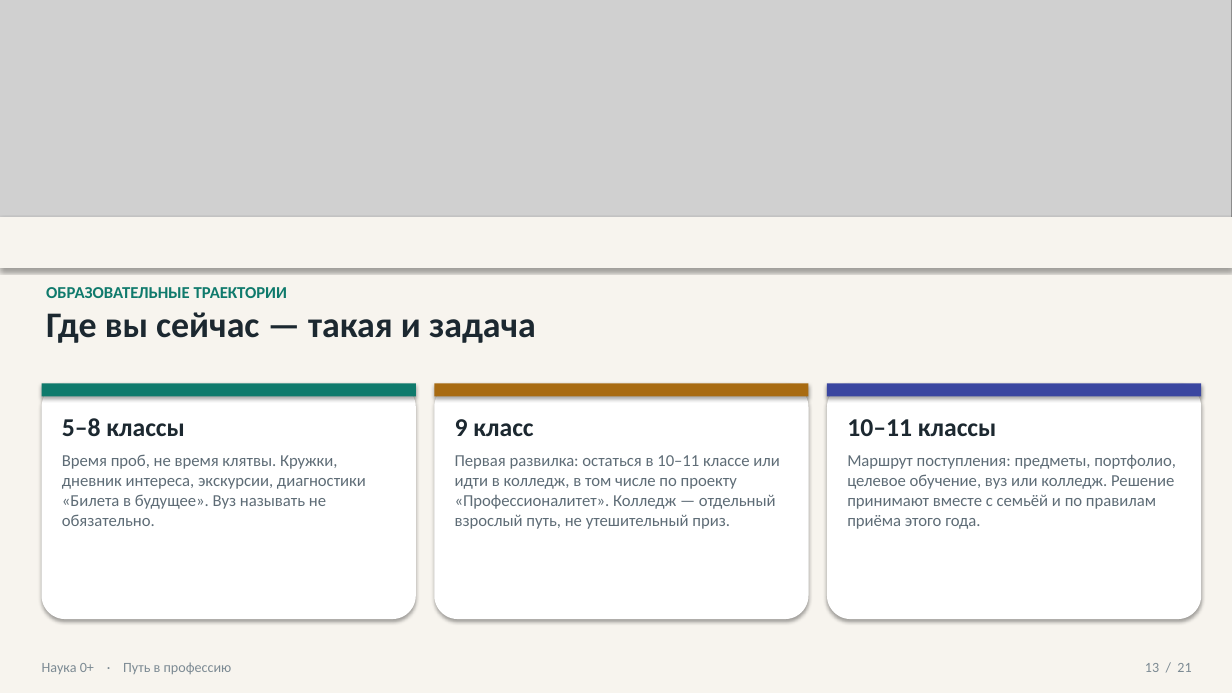
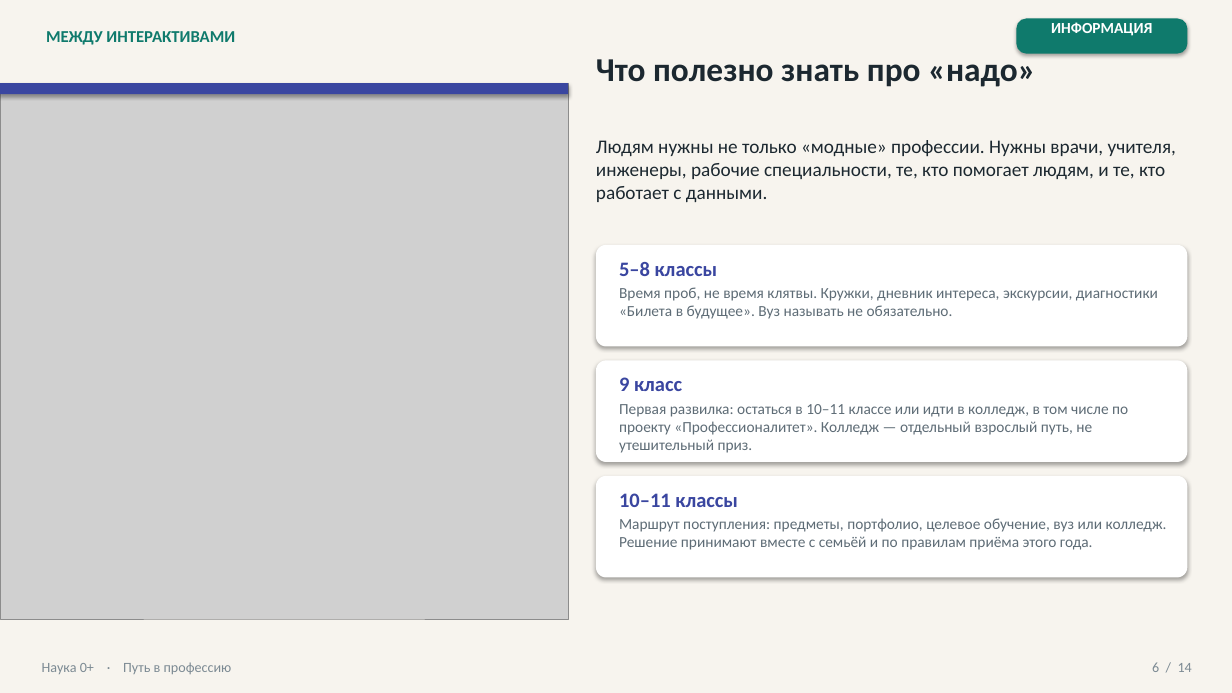
Before and after one commit to Sema917/-tourism, a slide deck: slide 6 of materials/Путь_в_профессию_презентация_60_минут.pptx (slide 13 before the commit). Drawn at 1232x693 pixels with LibreOffice and Linux fonts; fonts in the diff are those of the drawing; grey boxes stand for pictures. Boxes give left, top, right and bottom in pixels: in the first picture for what was removed or moved away, otherwise in the second. Text is boxed around its words. In the diff, an @@ line names an element or a change of style, - is before the commit and + after.

```diff
--- a/materials/Путь_в_профессию_презентация_60_минут.pptx
+++ b/materials/Путь_в_профессию_презентация_60_минут.pptx
@@ picture removed at box(0, 0, 1232, 268) @@
@@ rounded rectangle added at box(1017, 18, 1188, 54), fill #0F7A6C @@
@@ text added at box(1051, 22, 1152, 36), 12 pt, text #FFFFFF, bold @@
+ИНФОРМАЦИЯ
@@ text added at box(46, 31, 235, 45), 13 pt, text #0F7A6C, bold @@
+МЕЖДУ ИНТЕРАКТИВАМИ
@@ text added at box(596, 53, 1036, 87), 26 pt, text #1C2830, bold @@
+Что полезно знать про «надо»
@@ picture added at box(0, 83, 568, 619) @@
@@ rectangle added at box(0, 83, 568, 94), fill #3A46A0 @@
@@ text added at box(596, 140, 1176, 202), 15 pt, text #1C2830 @@
+Людям нужны не только «модные» профессии. Нужны врачи, учителя, инженеры, рабочие специальности, те, кто помогает людям, и те, кто работает с данными.
@@ rectangle removed at box(0, 217, 1232, 268) @@
@@ rounded rectangle: place and size @@
-rounded rectangle at box(434, 384, 809, 619)
+rounded rectangle at box(596, 245, 1188, 347)
@@ text "5–8 классы": place and size @@
-text "5–8 классы" at box(62, 418, 366, 526)
+text "5–8 классы" at box(619, 262, 1158, 319)
@@ text "5–8 классы" at box(619, 262, 1158, 319): size 20 to 16 pt, text colour #1C2830 to #3A46A0 in "5–8 классы"; size 13 to 12 pt; less space between paragraphs @@
@@ text removed at box(46, 287, 287, 298) @@
-ОБРАЗОВАТЕЛЬНЫЕ ТРАЕКТОРИИ
@@ text removed at box(46, 312, 536, 343) @@
-Где вы сейчас — такая и задача
@@ rounded rectangle removed at box(42, 384, 416, 619) @@
@@ rectangle removed at box(42, 384, 416, 396) @@
@@ rectangle removed at box(434, 384, 809, 396) @@
@@ rounded rectangle added at box(596, 360, 1188, 462), fill #FFFFFF @@
@@ text "9 класс": place and size @@
-text "9 класс" at box(455, 419, 779, 529)
+text "9 класс" at box(619, 377, 1128, 453)
@@ text "9 класс" at box(619, 377, 1128, 453): size 20 to 16 pt, text colour #1C2830 to #3A46A0 in "9 класс"; size 13 to 12 pt; less space between paragraphs @@
@@ rectangle removed at box(827, 384, 1202, 396) @@
@@ rounded rectangle: place and size @@
-rounded rectangle at box(827, 384, 1202, 619)
+rounded rectangle at box(596, 476, 1188, 578)
@@ text "10–11 классы": place and size @@
-text "10–11 классы" at box(847, 419, 1176, 529)
+text "10–11 классы" at box(619, 493, 1167, 550)
@@ text "10–11 классы" at box(619, 493, 1167, 550): size 20 to 16 pt, text colour #1C2830 to #3A46A0 in "10–11 классы"; size 13 to 12 pt; less space between paragraphs @@
@@ text at box(1152, 662, 1192, 672): text changed @@
-13 / 21
+6 / 14
```
Also in this commit, not shown: 6 other slides changed, 7 slides added, 14 slides removed, 9 other files.
